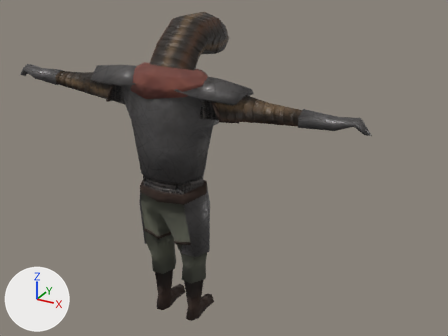
The glTF model assets/models/entities/player/player.glb: old version first, new version second.
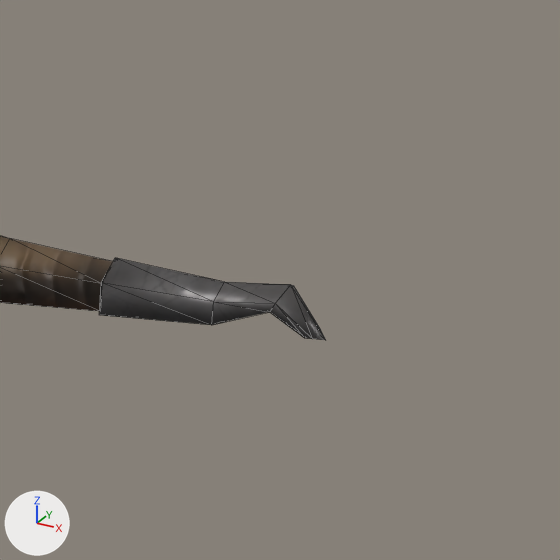
Each version appears first whole from a camera (50 mm lens) standing at (1.83, -2.74, 2.42) and looking at (0.03, 0.54, 0.78), and next in a close-up on the part from 59% to 100% of the width and 7% to 62% of the height. The lights are fixed; the arrows at lower left show +X, +Y and +Z. The close-ups show mesh edges as thin lines. Where no turn or scale is listed for an object, it has been applied to the vertices.
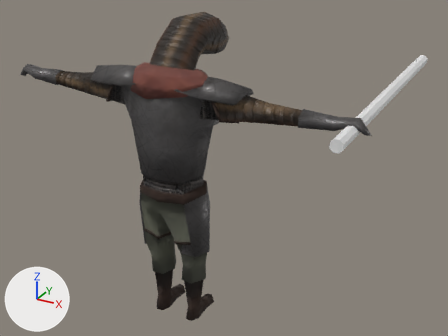
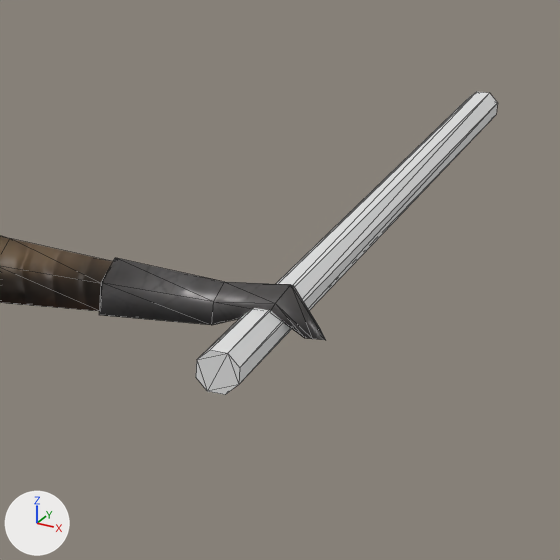
The change, as JSON lines over the scene's bpy script:
```json
{"op": "set", "path": "img_fabric", "old": "load_image('fabric', '_unpacked/fabric', 64, 64, 'sRGB')", "new": "load_image('player_fabric', '_unpacked/player_fabric', 64, 64, 'sRGB')"}
{"op": "set", "path": "img_fabric_n", "old": "load_image('fabric_n', '_unpacked/fabric_n', 64, 64, 'Non-Color')", "new": "load_image('player_fabric_n', '_unpacked/player_fabric_n', 64, 64, 'Non-Color')"}
{"op": "set", "path": "img_chain", "old": "load_image('chain', '_unpacked/chain', 128, 128, 'sRGB')", "new": "load_image('player_chain', '_unpacked/player_chain', 128, 128, 'sRGB')"}
{"op": "set", "path": "img_chain_n", "old": "load_image('chain_n', '_unpacked/chain_n', 128, 128, 'Non-Color')", "new": "load_image('player_chain_n', '_unpacked/player_chain_n', 128, 128, 'Non-Color')"}
{"op": "remove", "block": "mat_teeth", "code": "n2 = _N.new('ShaderNodeNormalMap'); n2.name = 'Normal Map'"}
{"op": "remove", "block": "mat_teeth", "code": "n2.uv_map = 'UVMap'"}
{"op": "remove", "block": "mat_teeth", "code": "n2.inputs[0].default_value = 2.3  # 'Strength'"}
{"op": "remove", "block": "mat_teeth", "code": "n3 = _N.new('ShaderNodeTexImage'); n3.name = 'Image Texture'"}
{"op": "remove", "block": "mat_teeth", "code": "n3.image = img_leather_n"}
{"op": "remove", "block": "mat_teeth", "code": "n3.interpolation = 'Closest'"}
{"block": "mat_teeth", "where": "n0 = _N.new('ShaderNodeBsdfPrincipled'); n0.name = 'Principled BSDF'"}
{"op": "remove", "block": "mat_teeth", "code": "_L.new(n2.outputs[0], n0.inputs[5])  # 'Normal' to 'Normal'"}
{"op": "remove", "block": "mat_teeth", "code": "_L.new(n3.outputs[0], n2.inputs[1])  # 'Color' to 'Color'"}
{"op": "add", "block": "me_cylinder", "code": ["me_cylinder = bpy.data.meshes.new('Cylinder')", "me_cylinder.from_pydata(...)  # 16 vertices, 28 faces; spans x -0.04..0.04, y -0.85..0.85, z -0.04..0.04"]}
{"op": "add", "block": "ob_cylinder", "code": ["ob_cylinder = bpy.data.objects.new('Cylinder', me_cylinder)", "ob_cylinder.location = (1.03, 0.597, 1.415)"]}
```

Boxes (x1, y1, x2, y2) around the edits, measured in the close-ups (560 x 560 px):
```json
{"object": "Cylinder", "change": "added", "after": [196, 92, 498, 395]}
```
